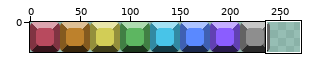
Sprite sheet, stored at assets/img/cubes.png. The first picture is a wide view before the edit; the outline marks the close-up.
Close-up. The starting point:
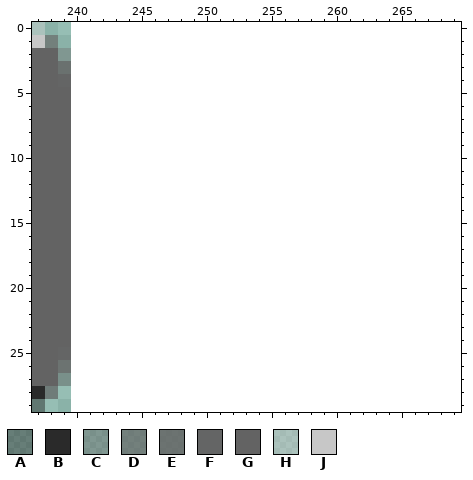
The file is 240x30 pixels. Pixels under 10% opacity are left out. Colours within 5 levels of each other are drawn and written as one. Shown: x 237..269, y 0..29. The old version is drawn lined up with the new one, on the new canvas.
Palette (. is transparent): A #2a2a2a6f  B #2a2a2a  C #6363636e  D #636363af  E #636363d2  F #636363f9  G #636363  H #c7c7c76d  J #c7c7c7
Pixels before, first column x 237:
 0 H..
 1 JD.
 2 GGC
 3 GGE
 4 GGF
 5 GGG
 6 GGG
 7 GGG
 8 GGG
 9 GGG
10 GGG
11 GGG
12 GGG
13 GGG
14 GGG
15 GGG
16 GGG
17 GGG
18 GGG
19 GGG
20 GGG
21 GGG
22 GGG
23 GGG
24 GGG
25 GGF
26 GGE
27 GGC
28 BD.
29 A..
After:
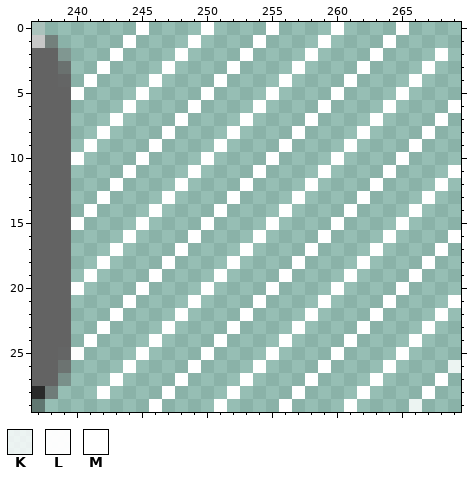
Colours new in this view: K #ffffffd2  L #fffffff9  M #ffffff
Difference:
canvas 240x30 -> 270x30
Changed rows in their new state; - is an unchanged pixel.
first column x 240:
 0 -----M----M----M----M----L----
 1 ----M----M----M----M----M-----
 2 ---M----M----M----M----M----M-
 3 --M----M----M----M----M----M--
 4 -M----M----M----M----M----M---
 5 M----M----M----M----M----M----
 6 ----M----M----M----M----M----M
 7 ---M----M----M----M----M----M-
 8 --M----M----M----M----M----M--
 9 -M----M----M----M----M----M---
10 M----M----M----M----M----M----
11 ----M----M----M----M----M----M
12 ---M----M----M----M----M----M-
13 --M----M----M----M----M----M--
14 -M----M----M----M----M----M---
15 M----M----M----M----M----M----
16 ----M----M----M----M----M----M
17 ---M----M----M----M----M----M-
18 --M----M----M----M----M----M--
19 -M----M----M----M----M----M---
20 M----M----M----M----M----M----
21 ----M----M----M----M----M----M
22 ---M----M----M----M----M----M-
23 --M----M----M----M----M----M--
24 -M----M----M----M----M----M---
25 L----M----M----M----M----M----
26 ----M----M----M----M----M----K
27 ---M----M----M----M----M----M-
28 --M----M----M----M----M----M--
29 ------M----M----M----M----K---
Boxes around the changes in both close-ups, in picture pixels (x1, y1, x2, y2):
added: (71, 22, 461, 412)
